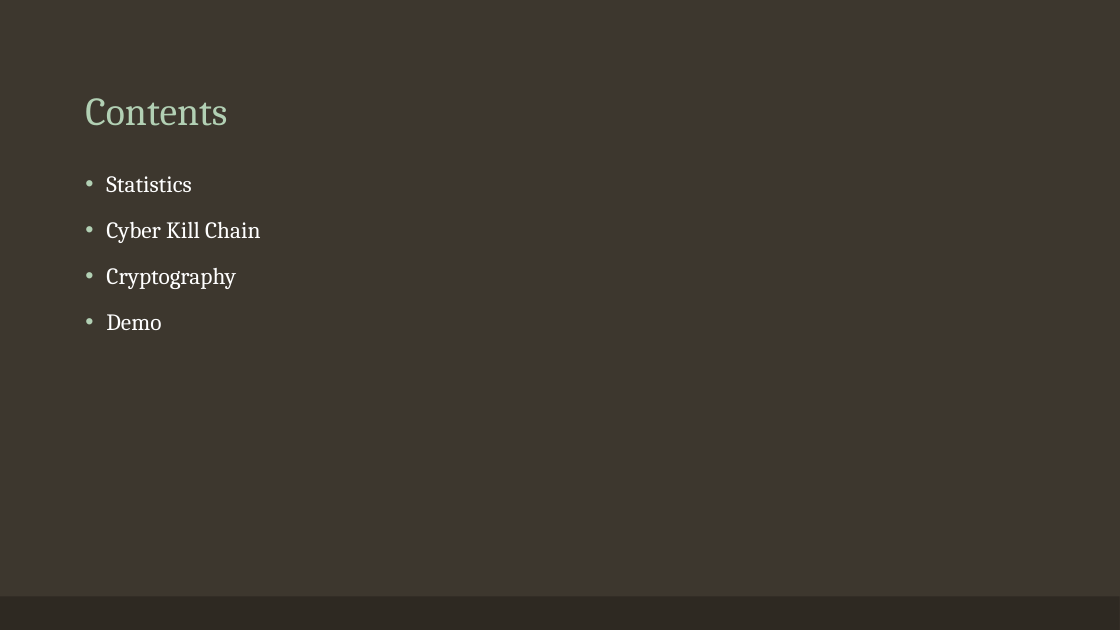
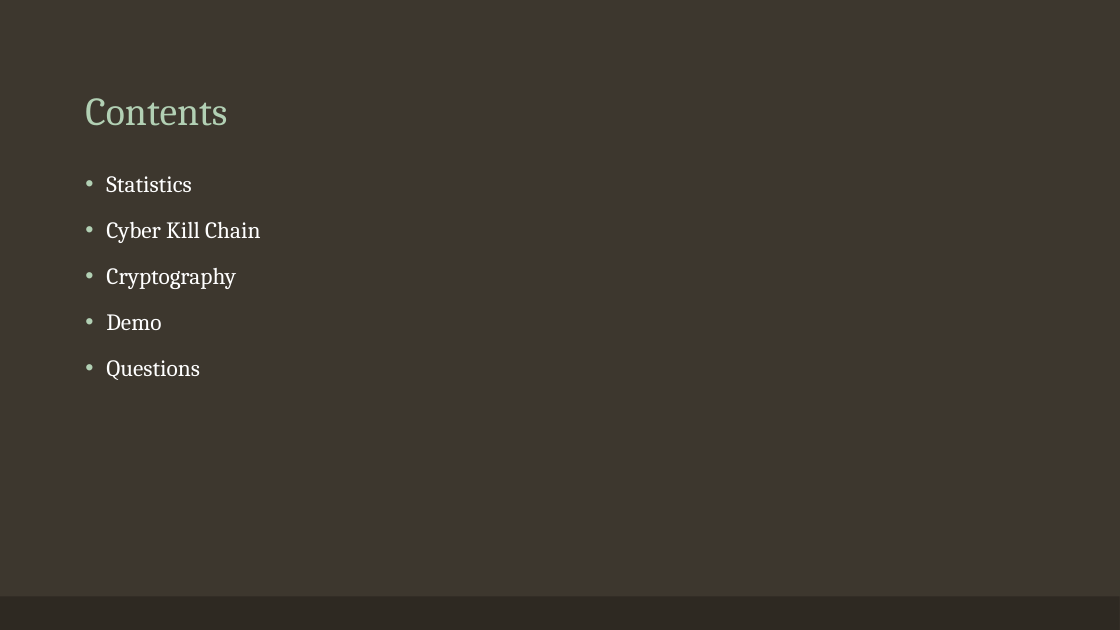
Before and after one commit to PeterWalker-Inc/ransomware, a slide deck: slide 2 of Ransomware.pptx. Drawn at 1120x630 pixels with LibreOffice and Linux fonts; fonts in the diff are those of the drawing. Boxes give left, top, right and bottom in pixels: in the first picture for what was removed or moved away, otherwise in the second. Text is boxed around its words. In the diff, an @@ line names an element or a change of style, - is before the commit and + after.

```diff
--- a/Ransomware.pptx
+++ b/Ransomware.pptx
@@ text at (x1=106, y1=360, x2=200, y2=380): paragraph added @@
+• Questions
```
Also in this commit, not shown: 8 other slides changed, 7 other files.
